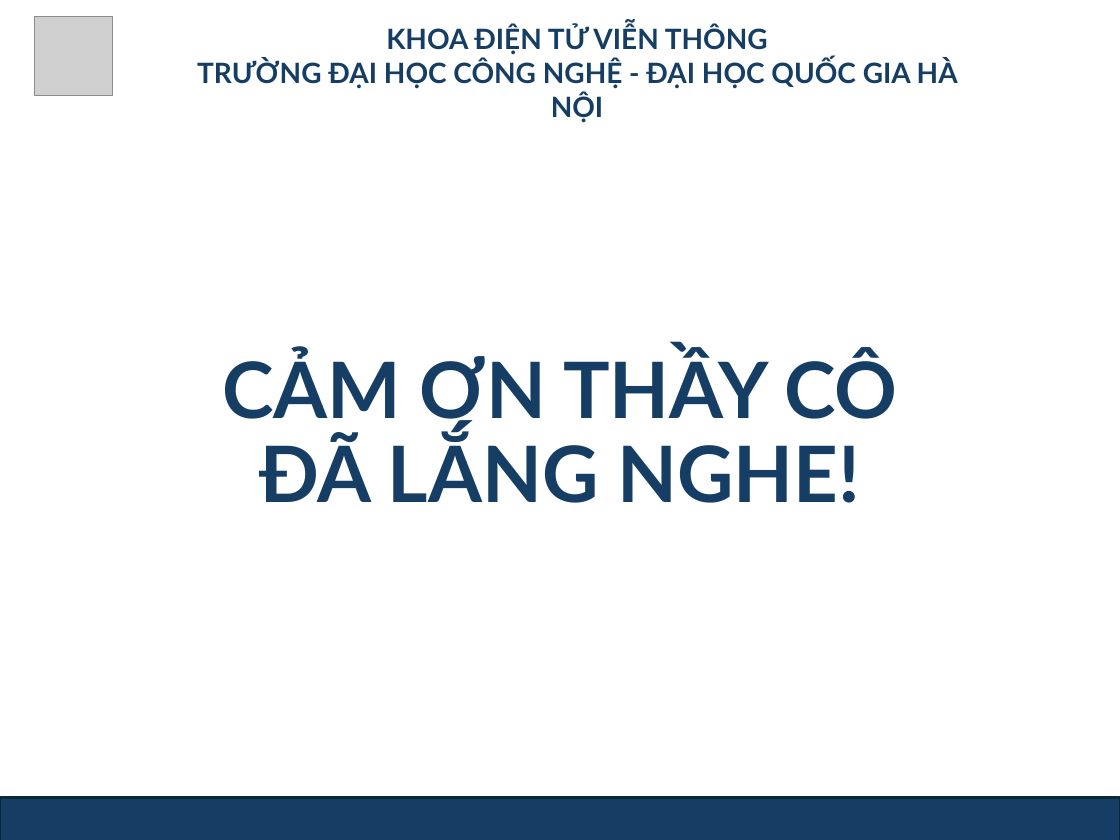
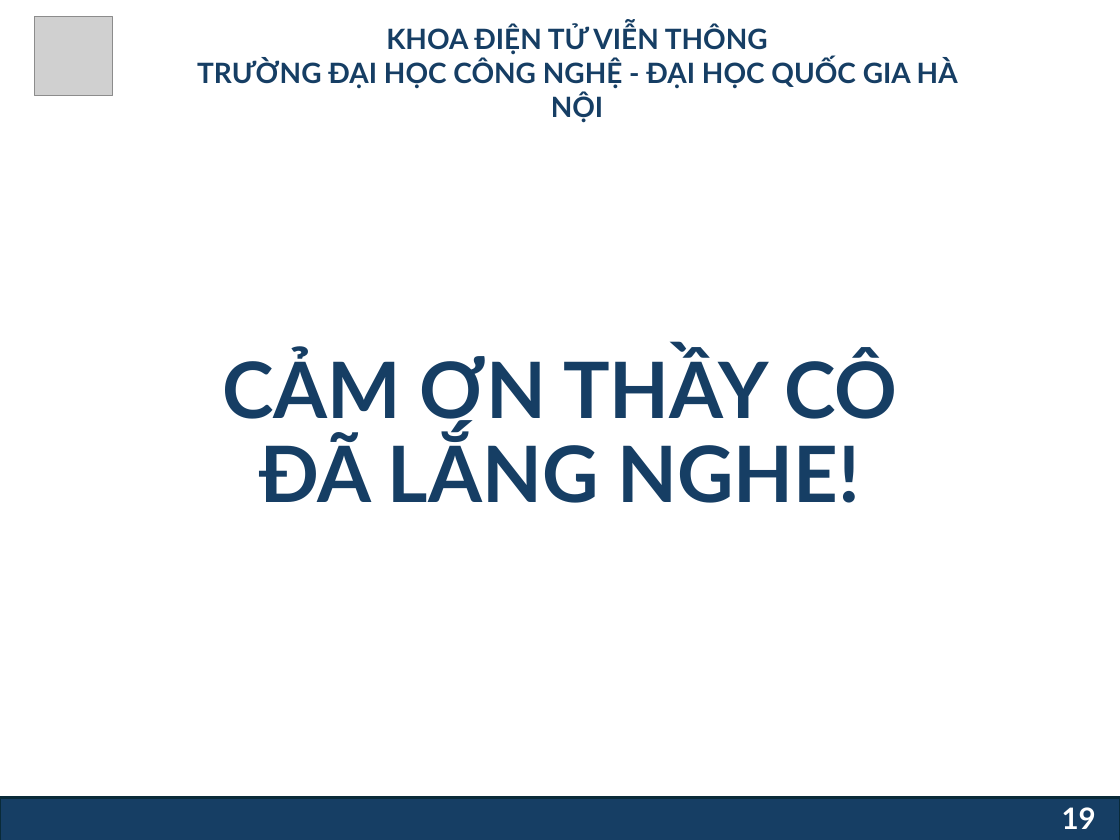
Before and after one commit to ngthvinh08/Graduation_Thesis_2026, a slide deck: slide 19 of final/Nguyễn Thành Vinh - KLTN.pptx (slide 18 before the commit). Drawn at 1120x840 pixels with LibreOffice and Linux fonts; fonts in the diff are those of the drawing; grey boxes stand for pictures; background and template pictures are left out. Boxes give left, top, right and bottom in pixels: in the first picture for what was removed or moved away, otherwise in the second. Text is boxed around its words. In the diff, an @@ line names an element or a change of style, - is before the commit and + after.

```diff
--- a/final/Nguyễn Thành Vinh - KLTN.pptx
+++ b/final/Nguyễn Thành Vinh - KLTN.pptx
@@ page number added at (1062,807,1096,829), 19 pt, text #FFFFFF, bold @@
+19
```
Also in this commit, not shown: 14 other slides changed, 3 slides added, 2 slides removed, 9 other files.
